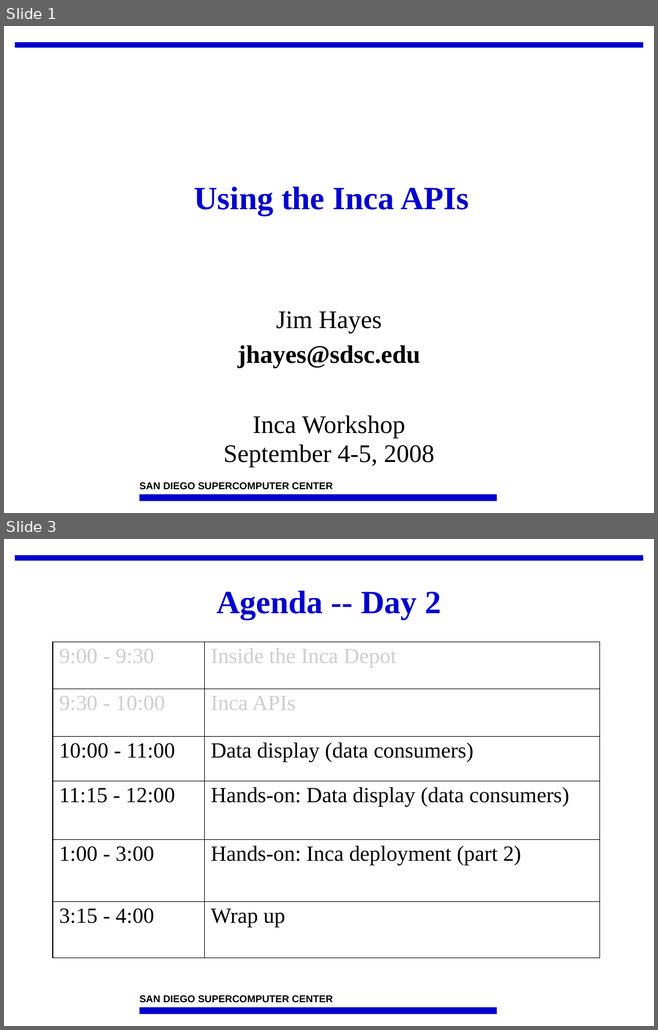
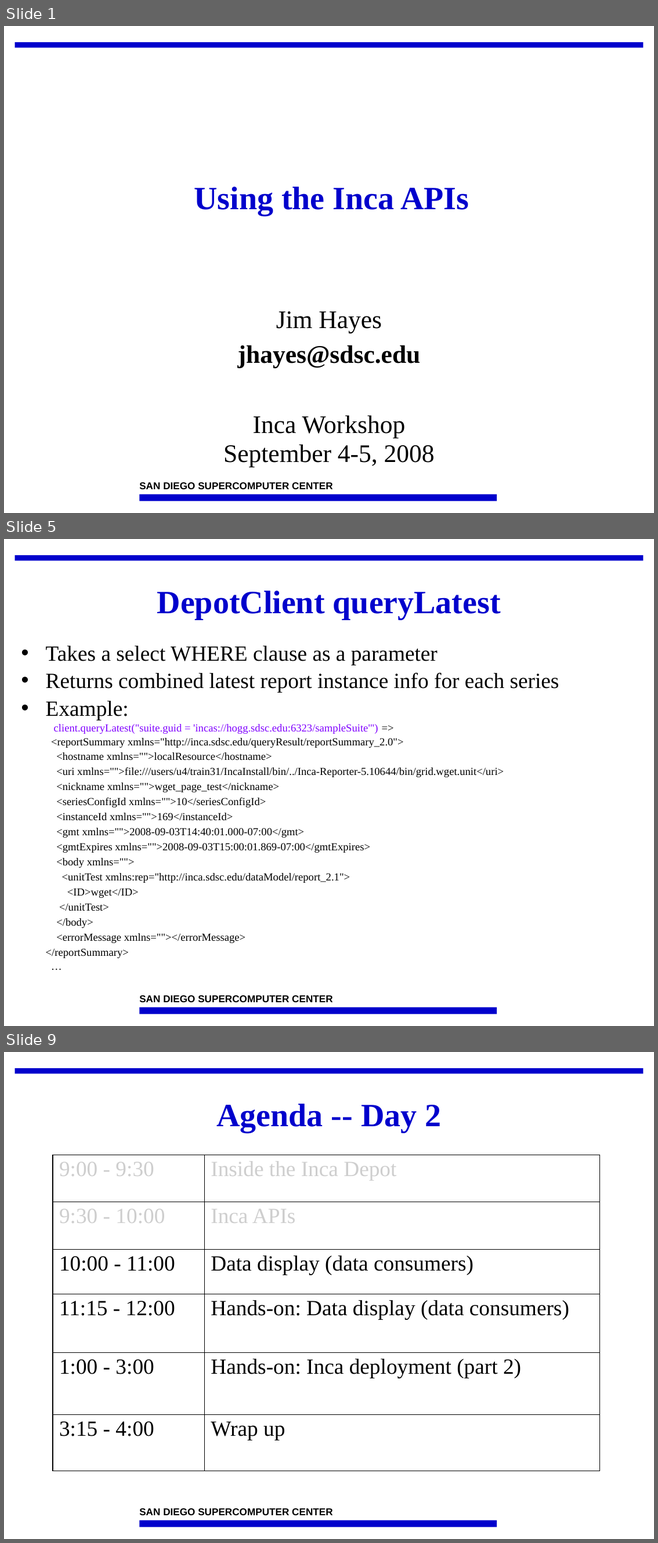
Before and after one commit to IncaProject/inca-xsede, a slide deck: talks/2008workshop/apis.ppt. Shown one above the other, each under a label of ours: slides 1 and 3 before the commit, slides 1, 5 and 9 after it; the slides between them are not shown. The pictures are 658x1030 and 658x1543 pixels, drawn with LibreOffice and Linux fonts; fonts in the diff are those of the drawing; background and template pictures are left out. Boxes give left, top, right and bottom in pixels: in the first picture for what was removed or moved away, otherwise in the second. Text is boxed around its words. In the diff, an @@ line names an element or a change of style, - is before the commit and + after.

```diff
--- a/talks/2008workshop/apis.ppt
+++ b/talks/2008workshop/apis.ppt
@@ slide 5 added at [4,539,654,1026], background #FFFFFF; not listed: 3 template elements that a slide beside it also shows @@
@@ title added at [157,591,500,620], 36 pt, text #0000CC, bold @@
+DepotClient queryLatest
@@ text added at [46,646,559,958], 12 pt, text #000000 @@
+• Takes a select WHERE clause as a parameter
+• Returns combined latest report instance info for each series
+• Example:
+  client.queryLatest("suite.guid = 'incas://hogg.sdsc.edu:6323/sampleSuite'") =>
+<reportSummary xmlns="http://inca.sdsc.edu/queryResult/reportSummary_2.0">
+<hostname xmlns="">localResource</hostname>
+<uri xmlns="">file:///users/u4/train31/IncaInstall/bin/../Inca-Reporter-5.10644/bin/grid.wget.unit</uri>
+<nickname xmlns="">wget_page_test</nickname>
+<seriesConfigId xmlns="">10</seriesConfigId>
+<instanceId xmlns="">169</instanceId>
+<gmt xmlns="">2008-09-03T14:40:01.000-07:00</gmt>
+<gmtExpires xmlns="">2008-09-03T15:00:01.869-07:00</gmtExpires>
+<body xmlns="">
+<unitTest xmlns:rep="http://inca.sdsc.edu/dataModel/report_2.1">
+<ID>wget</ID>
+</unitTest>
+</body>
+<errorMessage xmlns=""></errorMessage>
+</reportSummary>
+…
@@ what was slide 3 is now slide 9 @@
```
Also in this commit, not shown: 1 slide changed, 5 other slides added.
